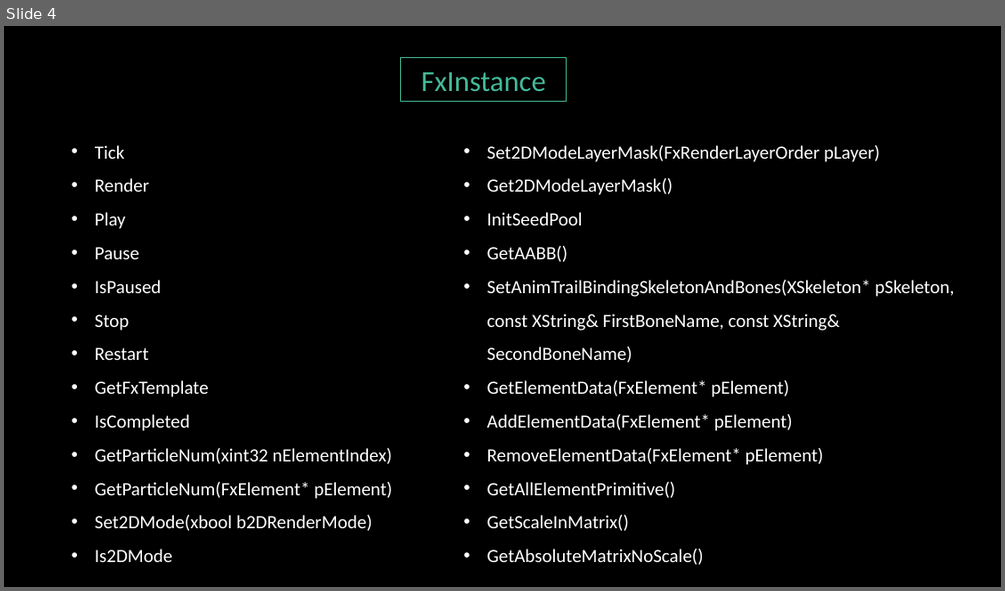
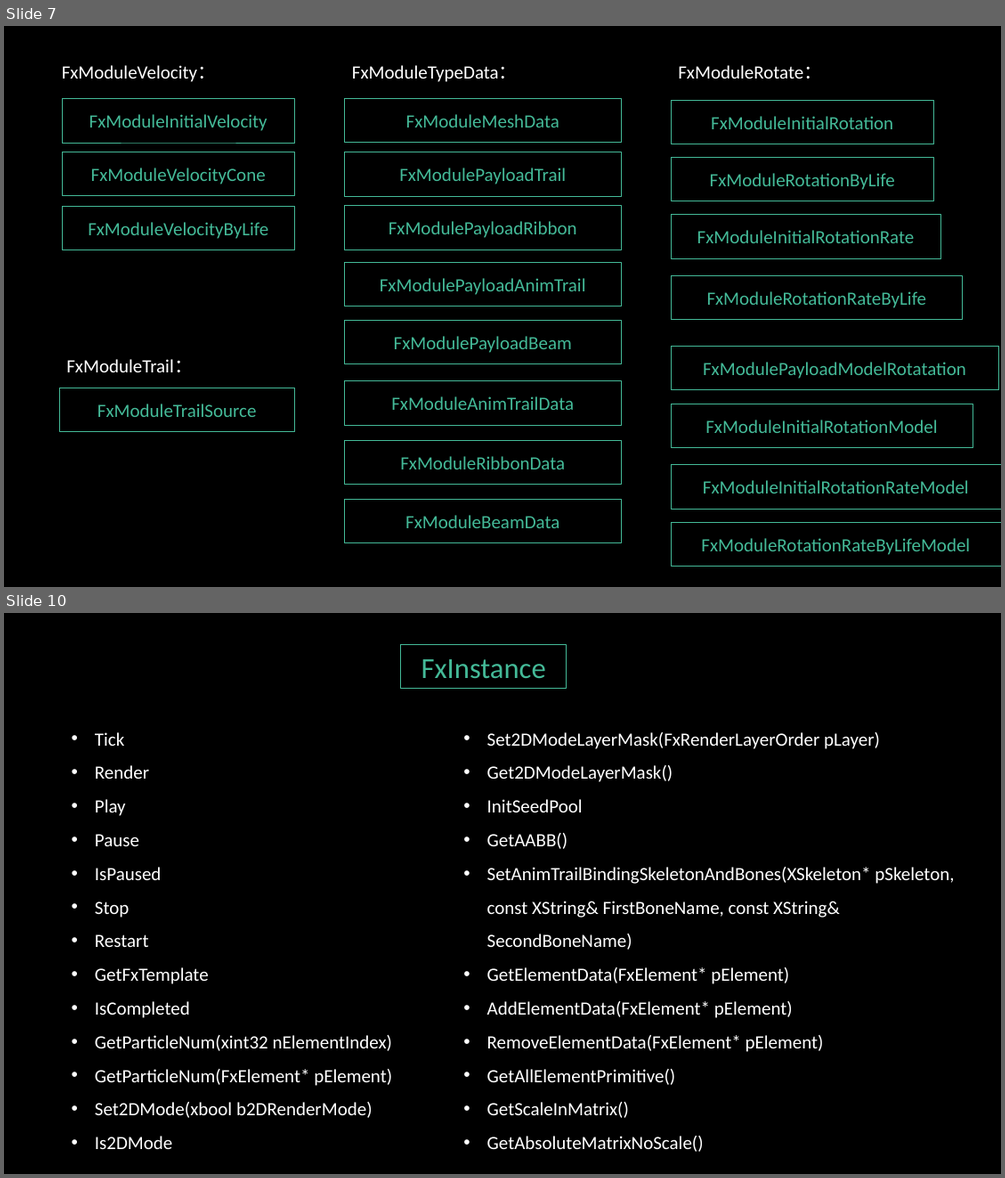
Before and after one commit to greatwallgoogle/Learnings, a slide deck: engine/粒子系统/Particle.pptx. Shown one above the other, each under a label of ours: slide 4 before the commit, slides 7 and 10 after it; the slides between them are not shown. The pictures are 1005x591 and 1005x1178 pixels, drawn with LibreOffice and Linux fonts; fonts in the diff are those of the drawing; background and template pictures are left out. Boxes give left, top, right and bottom in pixels: in the first picture for what was removed or moved away, otherwise in the second. Text is boxed around its words. In the diff, an @@ line names an element or a change of style, - is before the commit and + after.

```diff
--- a/engine/粒子系统/Particle.pptx
+++ b/engine/粒子系统/Particle.pptx
@@ slide 7 added at box(4, 26, 1001, 587), background picture (left out) @@
@@ text added at box(62, 65, 217, 82), 18 pt, text #FFFFFF @@
+FxModuleVelocity：
@@ text added at box(352, 65, 518, 82), 18 pt, text #FFFFFF @@
+FxModuleTypeData：
@@ text added at box(678, 65, 822, 79), 18 pt, text #FFFFFF @@
+FxModuleRotate：
@@ rectangle added at box(62, 99, 294, 143), outline #44BA98 0.75 pt, 18 pt, text #44BA98 @@
+FxModuleInitialVelocity
@@ rectangle added at box(345, 98, 622, 142), outline #44BA98 0.75 pt, 18 pt, text #44BA98 @@
+FxModuleMeshData
@@ rectangle added at box(671, 100, 934, 144), outline #44BA98 0.75 pt, 18 pt, text #44BA98 @@
+FxModuleInitialRotation
@@ rectangle added at box(62, 151, 294, 196), outline #44BA98 0.75 pt, 18 pt, text #44BA98 @@
+FxModuleVelocityCone
@@ rectangle added at box(345, 152, 622, 197), outline #44BA98 0.75 pt, 18 pt, text #44BA98 @@
+FxModulePayloadTrail
@@ rectangle added at box(671, 157, 934, 201), outline #44BA98 0.75 pt, 18 pt, text #44BA98 @@
+FxModuleRotationByLife
@@ rectangle added at box(62, 206, 294, 250), outline #44BA98 0.75 pt, 18 pt, text #44BA98 @@
+FxModuleVelocityByLife
@@ rectangle added at box(345, 206, 622, 249), outline #44BA98 0.75 pt, 18 pt, text #44BA98 @@
+FxModulePayloadRibbon
@@ rectangle added at box(671, 215, 941, 258), outline #44BA98 0.75 pt, 18 pt, text #44BA98 @@
+FxModuleInitialRotationRate
@@ rectangle added at box(345, 263, 622, 306), outline #44BA98 0.75 pt, 18 pt, text #44BA98 @@
+FxModulePayloadAnimTrail
@@ rectangle added at box(671, 276, 963, 320), outline #44BA98 0.75 pt, 18 pt, text #44BA98 @@
+FxModuleRotationRateByLife
@@ rectangle added at box(345, 320, 622, 364), outline #44BA98 0.75 pt, 18 pt, text #44BA98 @@
+FxModulePayloadBeam
@@ text added at box(66, 359, 193, 372), 18 pt, text #FFFFFF @@
+FxModuleTrail：
@@ rectangle added at box(671, 346, 998, 390), outline #44BA98 0.75 pt, 18 pt, text #44BA98 @@
+FxModulePayloadModelRotatation
@@ rectangle added at box(59, 388, 295, 432), outline #44BA98 0.75 pt, 18 pt, text #44BA98 @@
+FxModuleTrailSource
@@ rectangle added at box(345, 381, 622, 426), outline #44BA98 0.75 pt, 18 pt, text #44BA98 @@
+FxModuleAnimTrailData
@@ rectangle added at box(671, 403, 973, 448), outline #44BA98 0.75 pt, 18 pt, text #44BA98 @@
+FxModuleInitialRotationModel
@@ rectangle added at box(345, 440, 622, 484), outline #44BA98 0.75 pt, 18 pt, text #44BA98 @@
+FxModuleRibbonData
@@ rectangle added at box(671, 465, 1001, 509), outline #44BA98 0.75 pt, 18 pt, text #44BA98 @@
+FxModuleInitialRotationRateModel
@@ rectangle added at box(345, 499, 622, 543), outline #44BA98 0.75 pt, 18 pt, text #44BA98 @@
+FxModuleBeamData
@@ rectangle added at box(671, 523, 1001, 566), outline #44BA98 0.75 pt, 18 pt, text #44BA98 @@
+FxModuleRotationRateByLifeModel
@@ what was slide 4 is now slide 10 @@
```
Also in this commit, not shown: 3 slides changed, 5 other slides added.
